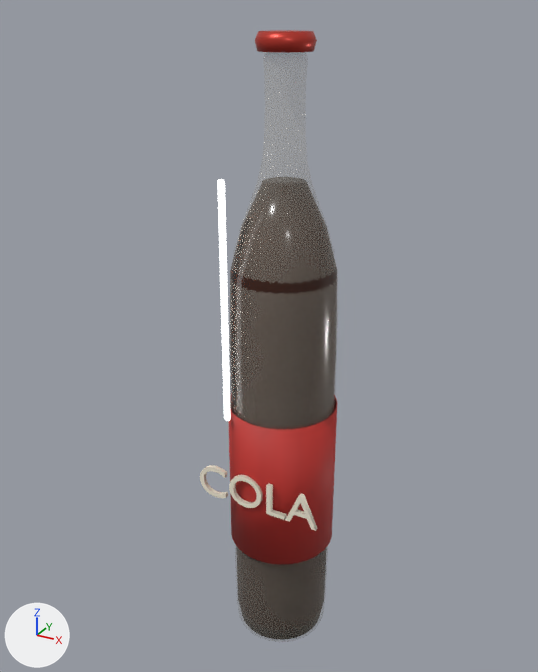
Two versions of the glTF model assets/models/prop_cola.glb, one commit apart.
The view is the same before and after, from a 50 mm camera at (0.221, -0.423, 0.461) aimed at (-0.013, 0.003, 0.248). Lighting does not change. The marker at lower left points along +X, +Y and +Z. The older version comes first.

Names of what the first picture shows: 'prop_cola'.
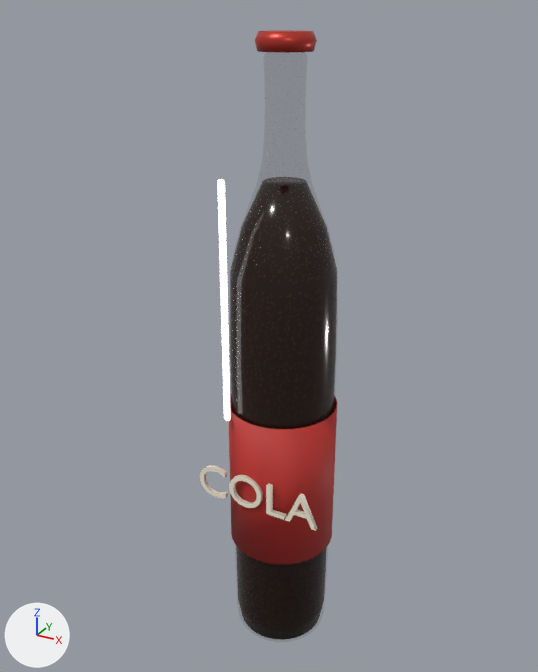
Edits to the bpy script that builds the scene:
```text
Change mat_cola_vidrio:
    where n2 = _N.new('ShaderNodeMix'); n2.name = 'Mix'
    n2.inputs[7].default_value: (0.687, 0.644, 0.552, 1.0) -> (0.0685, 0.0331, 0.0194, 1.0)  # 'B', pale yellow #d8d2c4 -> 'B', brown #4a3326
```

Boxes [x1, y1, x2, y2] around the edits, measured in the pictures (538 x 672 px):
'prop_cola', surface changed (darker)
    both: [227, 177, 337, 640]
